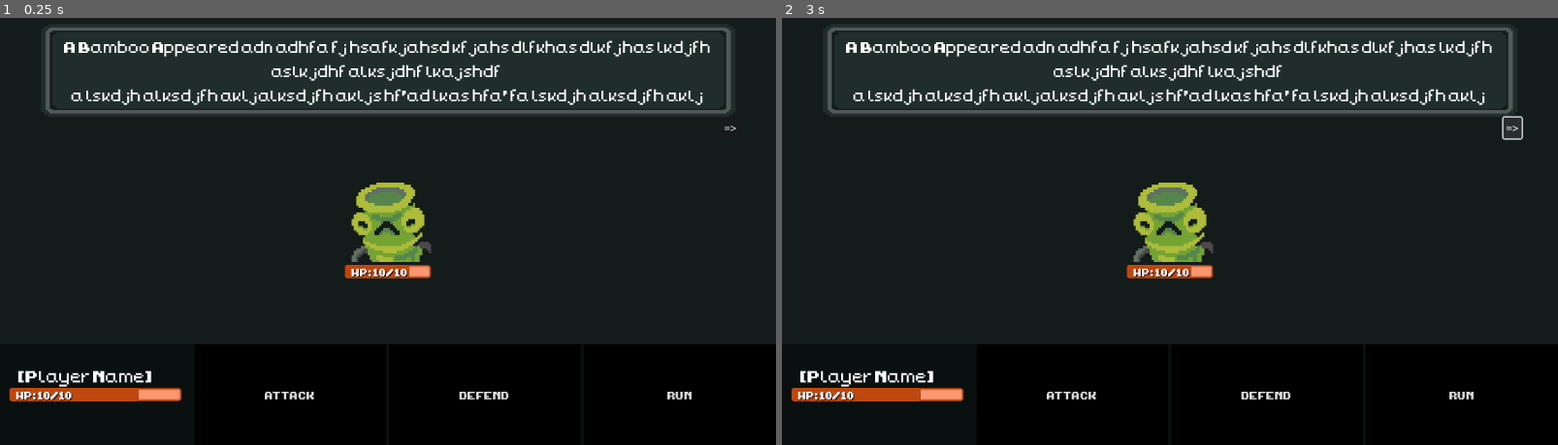
Above: before the commit, frames 1-2 (left to right).
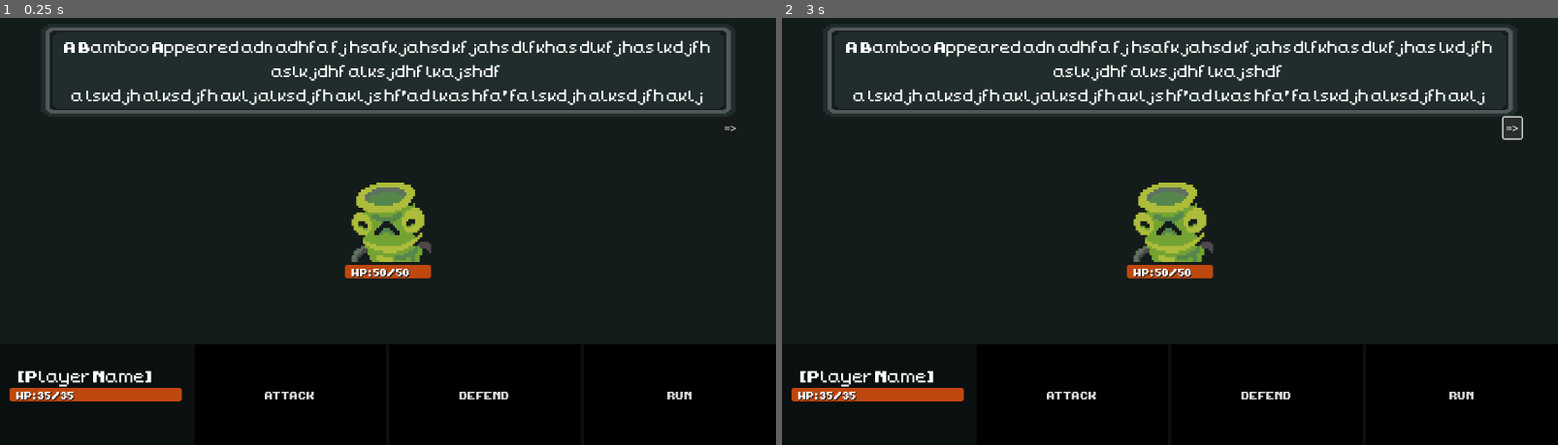
Above: after the commit, the same moments.

Repository: evenmoor/basicRpg
Game: Godot game, scene res://scenes/battle.tscn
Same seed, same stepped clock (60 frames per second), same inputs: the game is played once before the commit and once after it. The project has no main scene, so this scene is started directly.
Inputs:
- Up to frame 1 (0.25 s): no input
- Up to frame 2 (3 s): click "ATTACK" at 0.5 s; click "DEFEND" at 1.25 s; click "RUN" at 2 s; click "=>" at 2.75 s

The runs differ from the first frame. In frame 1, 0.4% of the frame differs, in the area x 4-56%, y 57-90%; in frame 2, 0.4%.

Commit message:
Adds Enemy Resources
Adds Base Enemy Script
Adds Bamboo enemy resource
Updates Battle UI for initial HP

Diff:
--- a/scenes/battle.tscn
+++ b/scenes/battle.tscn
@@ -1,6 +1,8 @@
-[gd_scene load_steps=10 format=3 uid="uid://crdu4l26qs6sd"]
-
+[gd_scene load_steps=12 format=3 uid="uid://crdu4l26qs6sd"]
+
+[ext_resource type="Script" uid="uid://70q6rtxl5m05" path="res://scripts/battle.gd" id="1_a12nh"]
 [ext_resource type="Texture2D" uid="uid://by1brl2p25iyo" path="res://assets/sprites/enemies/bamboo/Faceset.png" id="1_th188"]
+[ext_resource type="Resource" uid="uid://b7vwkw42fdxc2" path="res://scripts/enemies/resources/bamboo.tres" id="2_lpir7"]
 [ext_resource type="FontFile" uid="uid://bsusuwipywqtp" path="res://assets/fonts/NormalFont.ttf" id="2_p1qf1"]
 [ext_resource type="Texture2D" uid="uid://r4hw8bcicug" path="res://assets/sprites/ui/DialogueBoxSimple.png" id="3_p1qf1"]
 
@@ -43,6 +45,8 @@
 anchor_bottom = 1.0
 grow_horizontal = 2
 grow_vertical = 2
+script = ExtResource("1_a12nh")
+enemy = ExtResource("2_lpir7")
 
 [node name="ColorRect" type="ColorRect" parent="."]
 layout_mode = 1
@@ -80,7 +84,7 @@
 value = 75.0
 show_percentage = false
 
-[node name="enemyHealthBarLabel" type="Label" parent="VBoxContainer/enemyHealthBar"]
+[node name="healthBarLabel" type="Label" parent="VBoxContainer/enemyHealthBar"]
 layout_mode = 1
 anchors_preset = -1
 anchor_right = 1.0
@@ -151,7 +155,7 @@
 value = 75.0
 show_percentage = false
 
-[node name="playerHealthBarLabel" type="Label" parent="PlayerPanel/PlayerActions/Player Info/playerHealthBar"]
+[node name="healthBarLabel" type="Label" parent="PlayerPanel/PlayerActions/Player Info/playerHealthBar"]
 layout_mode = 1
 anchors_preset = -1
 anchor_right = 1.0
--- /dev/null
+++ b/scripts/battle.gd
@@ -0,0 +1,25 @@
+extends Control
+
+@export var enemy:Resource = null
+
+#health
+var enemy_health:int = 0
+var enemy_max_health:int = 0
+@onready var enemy_health_bar:ProgressBar = $VBoxContainer/enemyHealthBar
+var player_health:int = 0
+var player_max_health:int = 0
+@onready var player_health_bar:ProgressBar = $"PlayerPanel/PlayerActions/Player Info/playerHealthBar"
+
+func _updateHealthBar(health:int, max_health:int, health_bar:ProgressBar):
+	health_bar.value = health
+	health_bar.max_value = max_health
+	health_bar.get_node("healthBarLabel").text = "HP: " + str(health) + "/" + str(max_health)
+
+func _ready() -> void:
+	enemy_max_health = enemy.enemy_health
+	enemy_health = enemy_max_health
+	_updateHealthBar(enemy_health, enemy_max_health, enemy_health_bar)
+
+	player_health = PlayerState.health
+	player_max_health = PlayerState.max_health
+	_updateHealthBar(player_health, player_max_health, player_health_bar)
--- /dev/null
+++ b/scripts/enemies/baseEnemy.gd
@@ -0,0 +1,8 @@
+extends Resource
+
+@export var enemy_name:String = "enemy!"
+@export var enemy_texture:Texture = null
+@export var enemy_health:int = 10
+@export var enemy_damage:int = 10
+@export var enemy_min_exp:int = 1
+@export var enemy_max_exm:int = 10
--- /dev/null
+++ b/scripts/enemies/resources/bamboo.tres
@@ -0,0 +1,13 @@
+[gd_resource type="Resource" load_steps=3 format=3 uid="uid://b7vwkw42fdxc2"]
+
+[ext_resource type="Texture2D" uid="uid://by1brl2p25iyo" path="res://assets/sprites/enemies/bamboo/Faceset.png" id="1_fdi5k"]
+[ext_resource type="Script" uid="uid://wlpq1sv8l1r" path="res://scripts/enemies/baseEnemy.gd" id="2_4kc5m"]
+
+[resource]
+script = ExtResource("2_4kc5m")
+enemy_name = "Bamboo"
+enemy_texture = ExtResource("1_fdi5k")
+enemy_health = 50
+enemy_damage = 5
+enemy_min_exp = 2
+enemy_max_exm = 12
--- a/scripts/player.gd
+++ b/scripts/player.gd
@@ -20,9 +20,6 @@
 	velocity = velocity.normalized() * player_speed #normalize the values and then multiplywdsds by player speed
 
 	move_and_slide()#envoke physics process to handle the actual movement
-
-	if Input.is_action_just_pressed("testTrigger"):
-		PlayerState.health -= 1
 	#end playerMovement
 
 func playerMovementAnimation() -> void:
Not shown, added: scripts/battle.gd.uid
Not shown, added: scripts/enemies/baseEnemy.gd.uid
